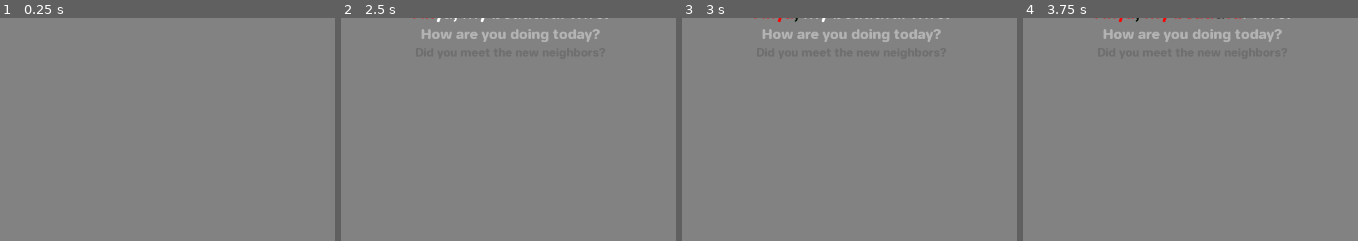
Above: before the commit, frames 1-4 (left to right).
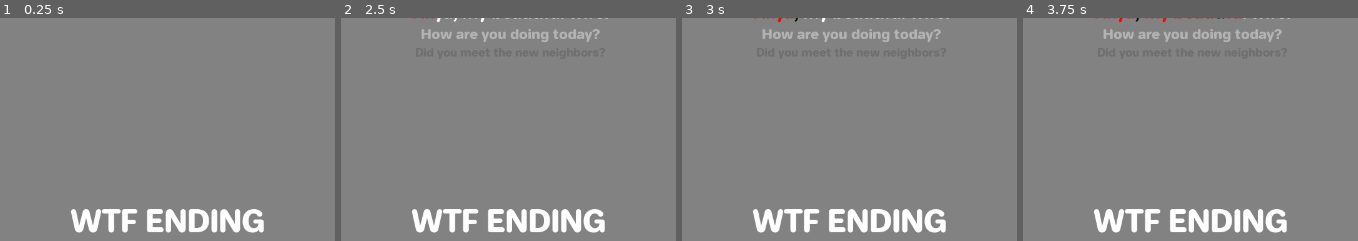
Above: after the commit, the same moments.

Repository: panorb/ludum-dare-49
Game: Godot game, scene res://Game/Game.tscn
Two runs of this game, one before a commit and one after it. Both use one fixed random seed, a clock stepped at 60 frames per second and the inputs below. Sound files missing from this copy of the repository are replaced by a short silence.
Inputs (mouse positions are % of the whole screen's width and height, from its top left):
- Up to frame 1 (0.25 s): no input
- Up to frame 2 (2.5 s): click (41, 79) at 0.5 s; click (41, 79) at 1.25 s; click (41, 79) at 2 s
- Up to frame 3 (3 s): tap Enter at 2.75 s
- Up to frame 4 (3.75 s): tap Space at 3.5 s
The pictures show only the part of the screen within x 16-66%, y 4-54%; the shares and areas given below are measured in that part.

The runs differ from the first frame. In frame 1, 3.6% of the frame differs, in the area x 21-79%, y 85-97%; in frame 2, 3.6%; in frame 3, 3.6%; in frame 4, 3.6%.

Commit message:
Fixed small things

Diff:
--- a/godot/Game/Game.tscn
+++ b/godot/Game/Game.tscn
@@ -7,6 +7,7 @@
 [ext_resource path="res://Game/CensorButton/CensorButton.tscn" type="PackedScene" id=5]
 [ext_resource path="res://Playback/interactive-playback.gd" type="Script" id=6]
 [ext_resource path="res://Evaluation/Evaluation.tscn" type="PackedScene" id=7]
+[ext_resource path="res://Shared/Fonts/jelle-bold-48.tres" type="DynamicFont" id=8]
 
 [node name="Game" type="Control"]
 anchor_right = 1.0
@@ -48,6 +49,14 @@
 
 [node name="Evaluation" parent="." instance=ExtResource( 7 )]
 
+[node name="EndingLabel" type="Label" parent="."]
+anchor_right = 1.0
+anchor_bottom = 1.0
+custom_fonts/font = ExtResource( 8 )
+text = "WTF ENDING"
+align = 1
+valign = 1
+
 [connection signal="button_down" from="CensorButton" to="." method="_on_CensorButton_button_down"]
 [connection signal="button_up" from="CensorButton" to="." method="_on_CensorButton_button_up"]
 [connection signal="proceed_selected" from="RepeatChoice" to="." method="_on_RepeatChoice_proceed_selected"]
--- a/godot/Playback/evaluation-playback.gd
+++ b/godot/Playback/evaluation-playback.gd
@@ -2,8 +2,8 @@
 extends Playback
 
 func initialize(data, character_name : String):
-	subtitles = data
-	subtitles_container.map_subtitles_to_animation(subtitles)
+	self.subtitles = data
+	self.subtitles_container.map_subtitles_to_animation(self.subtitles)
 
 	var filepath_recording := "res://Recordings/" + character_name + ".wav"
-	audio_stream_player.stream = load(filepath_recording)
+	self.audio_stream_player.stream = load(filepath_recording)
--- a/godot/Playback/interactive-playback.gd
+++ b/godot/Playback/interactive-playback.gd
@@ -11,9 +11,6 @@
 
 	var filepath_recording := "res://Recordings/" + character_name + ".wav"
 	self.audio_stream_player.stream = load(filepath_recording)
-
-func _ready():
-	._ready()
 
 func start_censoring():
 	if censoring:
Not shown: 1 places in godot/Game/Game.tscn that only renumber resources
Not shown, changed: .gitignore
